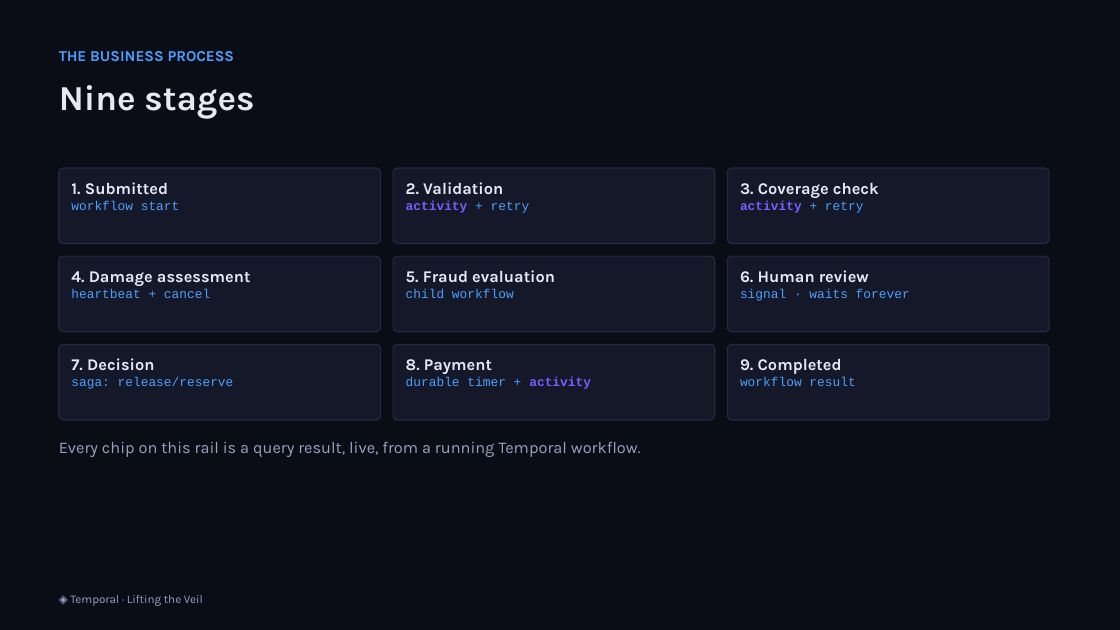
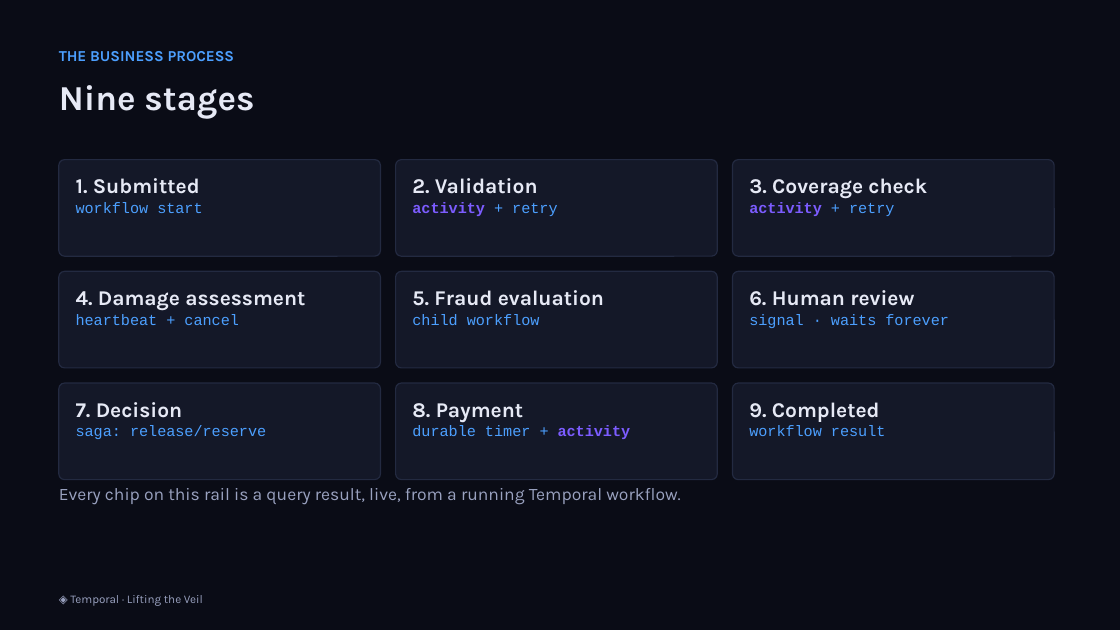
Before and after one commit to simy307/temporal-claims-demo, a slide deck: slide 14 of presentation/Lifting-the-Veil-Temporal-Talk.pptx. Drawn at 1120x630 pixels with LibreOffice and Linux fonts; fonts in the diff are those of the drawing. Boxes give left, top, right and bottom in pixels: in the first picture for what was removed or moved away, otherwise in the second. Text is boxed around its words. In the diff, an @@ line names an element or a change of style, - is before the commit and + after.

```diff
--- a/presentation/Lifting-the-Veil-Temporal-Talk.pptx
+++ b/presentation/Lifting-the-Veil-Temporal-Talk.pptx
@@ rounded rectangle: place and size @@
-rounded rectangle at (59,168,381,244)
+rounded rectangle at (59,160,381,256)
@@ text "1. Submitted" at (76,178,202,213): size 14 to 18 pt in "1. Submitted"; size 11 to 13 pt in "workflow start" @@
@@ rounded rectangle: place and size @@
-rounded rectangle at (393,168,715,244)
+rounded rectangle at (396,160,718,256)
@@ text "2. Validation" at (412,178,557,216): size 14 to 18 pt in "2. Validation"; size 11 to 13 pt in "activity + retry" @@
@@ rounded rectangle: place and size @@
-rounded rectangle at (728,168,1049,244)
+rounded rectangle at (733,160,1054,256)
@@ text "3. Coverage check": place and size @@
-text "3. Coverage check" at (740,182,879,213)
+text "3. Coverage check" at (749,178,927,216)
@@ text "3. Coverage check" at (749,178,927,216): size 14 to 18 pt in "3. Coverage check"; size 11 to 13 pt in "activity + retry" @@
@@ rounded rectangle: place and size @@
-rounded rectangle at (59,256,381,332)
+rounded rectangle at (59,271,381,368)
@@ text "4. Damage assessment": place and size @@
-text "4. Damage assessment" at (71,271,251,298)
+text "4. Damage assessment" at (76,291,305,325)
@@ text "4. Damage assessment" at (76,291,305,325): size 14 to 18 pt in "4. Damage assessment"; size 11 to 13 pt in "heartbeat + cancel" @@
@@ rounded rectangle: place and size @@
-rounded rectangle at (393,256,715,332)
+rounded rectangle at (396,271,718,368)
@@ text "5. Fraud evaluation": place and size @@
-text "5. Fraud evaluation" at (406,270,555,298)
+text "5. Fraud evaluation" at (412,290,604,325)
@@ text "5. Fraud evaluation" at (412,290,604,325): size 14 to 18 pt in "5. Fraud evaluation"; size 11 to 13 pt in "child workflow" @@
@@ rounded rectangle: place and size @@
-rounded rectangle at (728,256,1049,332)
+rounded rectangle at (733,271,1054,368)
@@ text "6. Human review": place and size @@
-text "6. Human review" at (740,270,910,301)
+text "6. Human review" at (749,290,949,328)
@@ text "6. Human review" at (749,290,949,328): size 14 to 18 pt in "6. Human review"; size 11 to 13 pt in "signal · waits forever" @@
@@ rounded rectangle: place and size @@
-rounded rectangle at (59,344,381,420)
+rounded rectangle at (59,383,381,480)
@@ rounded rectangle: place and size @@
-rounded rectangle at (393,344,715,420)
+rounded rectangle at (396,383,718,480)
@@ rounded rectangle: place and size @@
-rounded rectangle at (728,344,1049,420)
+rounded rectangle at (733,383,1054,480)
@@ text "7. Decision": place and size @@
-text "7. Decision" at (71,358,234,389)
+text "7. Decision" at (76,402,266,439)
@@ text "7. Decision" at (76,402,266,439): size 14 to 18 pt in "7. Decision"; size 11 to 13 pt in "saga: release/reserve" @@
@@ text "8. Payment": place and size @@
-text "8. Payment" at (406,359,591,389)
+text "8. Payment" at (412,403,631,439)
@@ text "8. Payment" at (412,403,631,439): size 14 to 18 pt in "8. Payment"; size 11 to 13 pt in "durable timer + activity" @@
@@ text "9. Completed": place and size @@
-text "9. Completed" at (740,358,855,386)
+text "9. Completed" at (749,402,886,436)
@@ text "9. Completed" at (749,402,886,436): size 14 to 18 pt in "9. Completed"; size 11 to 13 pt in "workflow result" @@
@@ text "Every chip on this rail ...": place and size @@
-text "Every chip on this rail ..." at (59,442,641,457)
+text "Every chip on this rail ..." at (59,488,681,505)
@@ text "Every chip on this rail ..." at (59,488,681,505): size 14 to 15 pt @@
```
Also in this commit, not shown: 3 other files.
